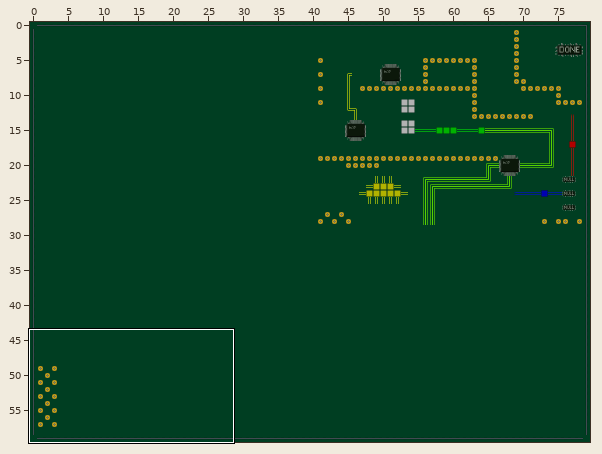
An edit to a level. Tiled map, ld31-egoos-android/assets/monitorCircuitMap2.tmx. Above: a wide view before the commit, with the close-up outlined.
Close-up. First the earlier version:
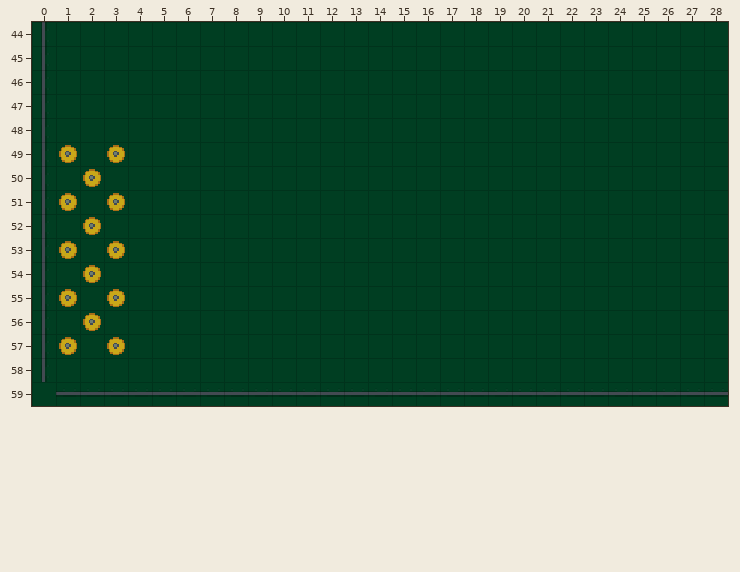
Cells are 16x16 px. Shown: x 0..28, y 44..59. The commit also changed other parts of the map, which this record leaves out.
The same view after the edit:
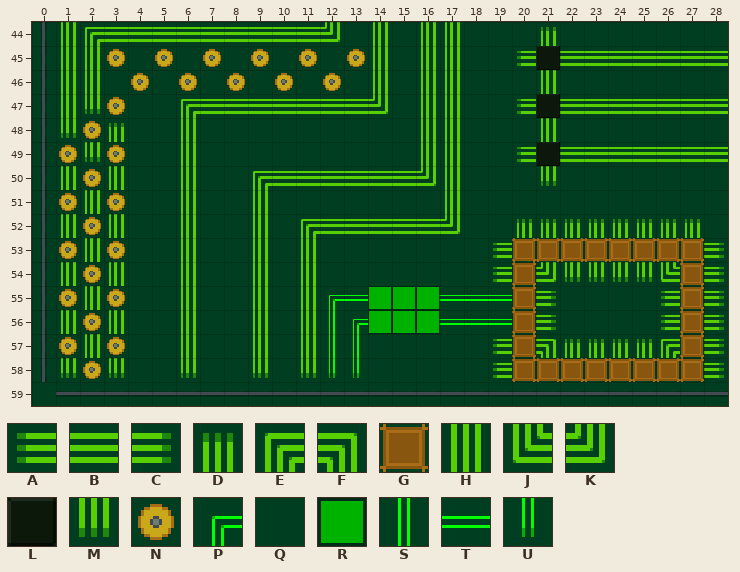
Key: from "circuitTileset": A 0, B 1, C 2, D 3, E 12, F 13, G 14, H 15, J 24, K 25, L 26, M 27, N 38, P 72, Q 74, R 86, S 87, T 97, U 99.
_ is an empty cell, . an unchanged one.
Changes in this commit:
--- layer "Tile Layer 1"
@@ x 1..28 @@
-44 QQQQQQQQQQQQ.Q.QQ...Q.......
-45 QQQ.Q.Q.Q.Q.QQ.QQ..QQQQQQQQQ
-46 QQ.Q.Q.Q.Q.Q.Q.QQ...Q.......
-47 QQQ..QQQQQQQQQ.QQ..QQQQQQQQQ
-48 QQQ..Q.........QQ...Q.......
-49 .Q...Q.........QQ..QQQQQQQQQ
-50 Q.Q..Q..QQQQQQQQQ...Q.......
-51 .Q...Q..Q.......Q...........
-52 Q.Q..Q..Q.QQQQQQQ..QQQQQQQQ.
-53 .Q...Q..Q.Q.......QQQQQQQQQQ
-54 Q.Q..Q..Q.Q.......QQQQQQQQQQ
-55 .Q...Q..Q.QQQQQQQQQQQ....QQQ
-56 Q.Q..Q..Q.QQQQQQQQQQQ....QQQ
-57 .Q...Q..Q.QQQ.....QQQQQQQQQQ
-58 QQQ..Q..Q.QQQ.....QQQQQQQQQQ
+44 HEBBBBBBBBBK.H.HH...D.......
+45 HHN.N.N.N.N.NH.HH..ALBBBBBBB
+46 HH.N.N.N.N.N.H.HH...H.......
+47 HMN..EBBBBBBBK.HH..ALBBBBBBB
+48 MND..H.........HH...H.......
+49 .M...H.........HH..ALBBBBBBB
+50 H.H..H..EBBBBBBKH...M.......
+51 .H...H..H.......H...........
+52 H.H..H..H.EBBBBBK..DDDDDDDD.
+53 .H...H..H.H.......AGGGGGGGGC
+54 H.H..H..H.H.......AGKMMMMJGC
+55 .H...H..H.HPTRRRTTTGC....AGC
+56 H.H..H..H.HSPRRRTTTGC....AGC
+57 .H...H..H.HSS.....AGFDDDDEGC
+58 MNM..M..M.MUU.....AGGGGGGGGC
Boxes around the changes in both close-ups, in picture pixels (x1, y1, x2, y2):
changed: (61, 22, 728, 382)
